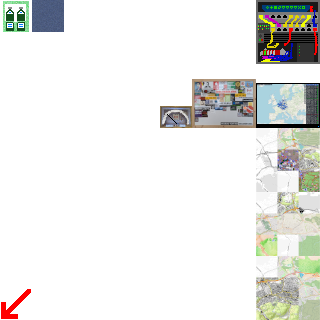
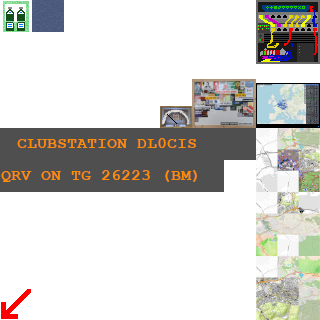
Layers edited between the first and the second 320x320 image:
painted on "chaos_furniture.png" over [left=0, top=128, right=256, bottom=192]
